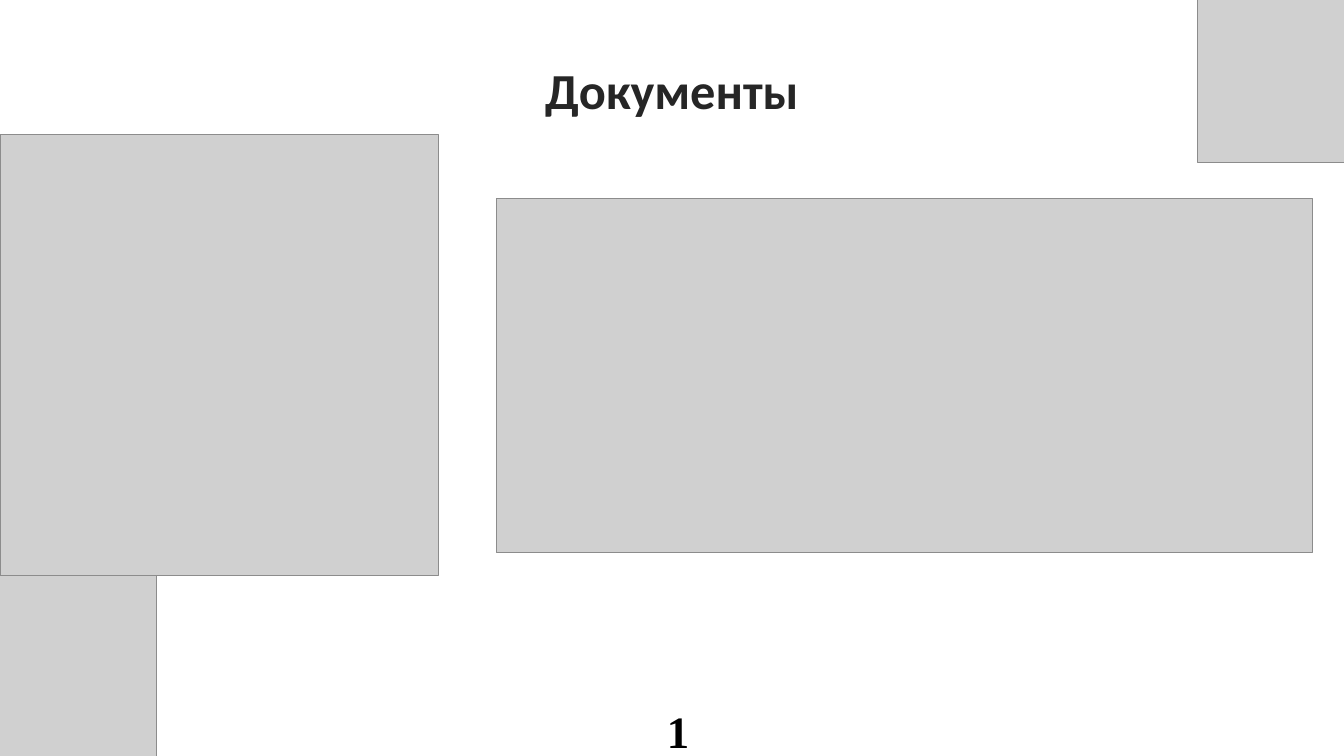
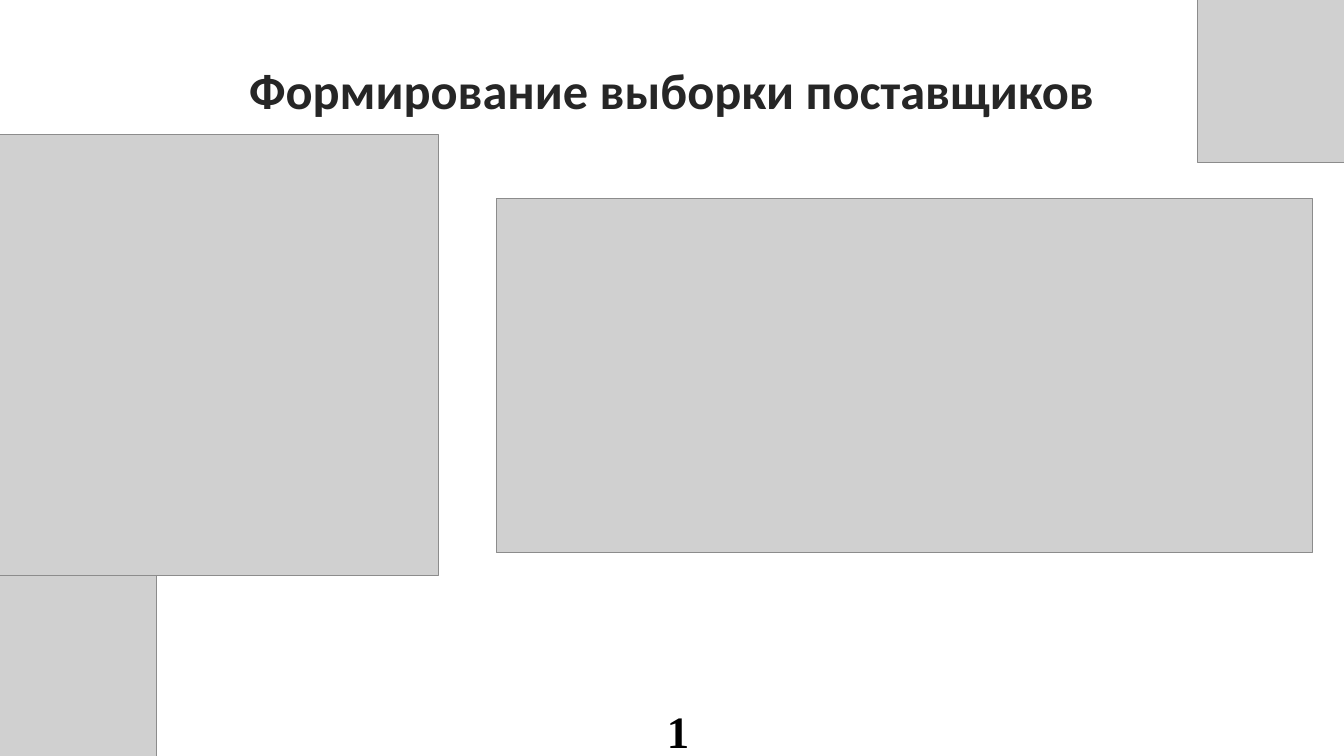
Before and after one commit to lilvolcanointhenighttime/diplom, a slide deck: slide 11 of Презентацияя.pptx. Drawn at 1344x756 pixels with LibreOffice and Linux fonts; fonts in the diff are those of the drawing; grey boxes stand for pictures. Boxes give left, top, right and bottom in pixels: in the first picture for what was removed or moved away, otherwise in the second. Text is boxed around its words. In the diff, an @@ line names an element or a change of style, - is before the commit and + after.

```diff
--- a/Презентацияя.pptx
+++ b/Презентацияя.pptx
@@ title at box(249, 74, 1094, 117): text changed @@
-Документы
+Формирование выборки поставщиков
```
Also in this commit, not shown: 15 other slides changed, 2 slides added, 2 slides removed, 1 other file.
